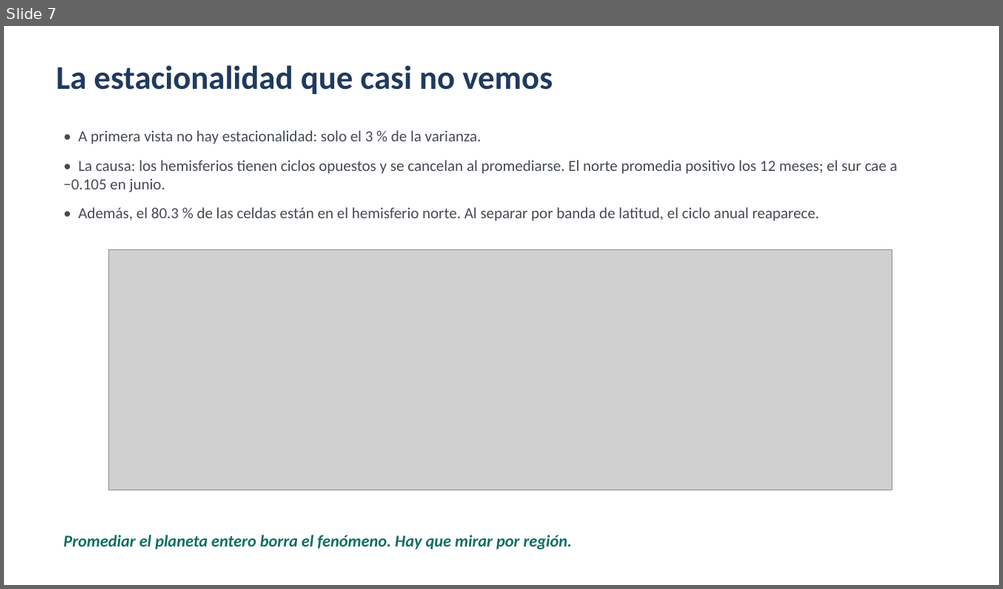
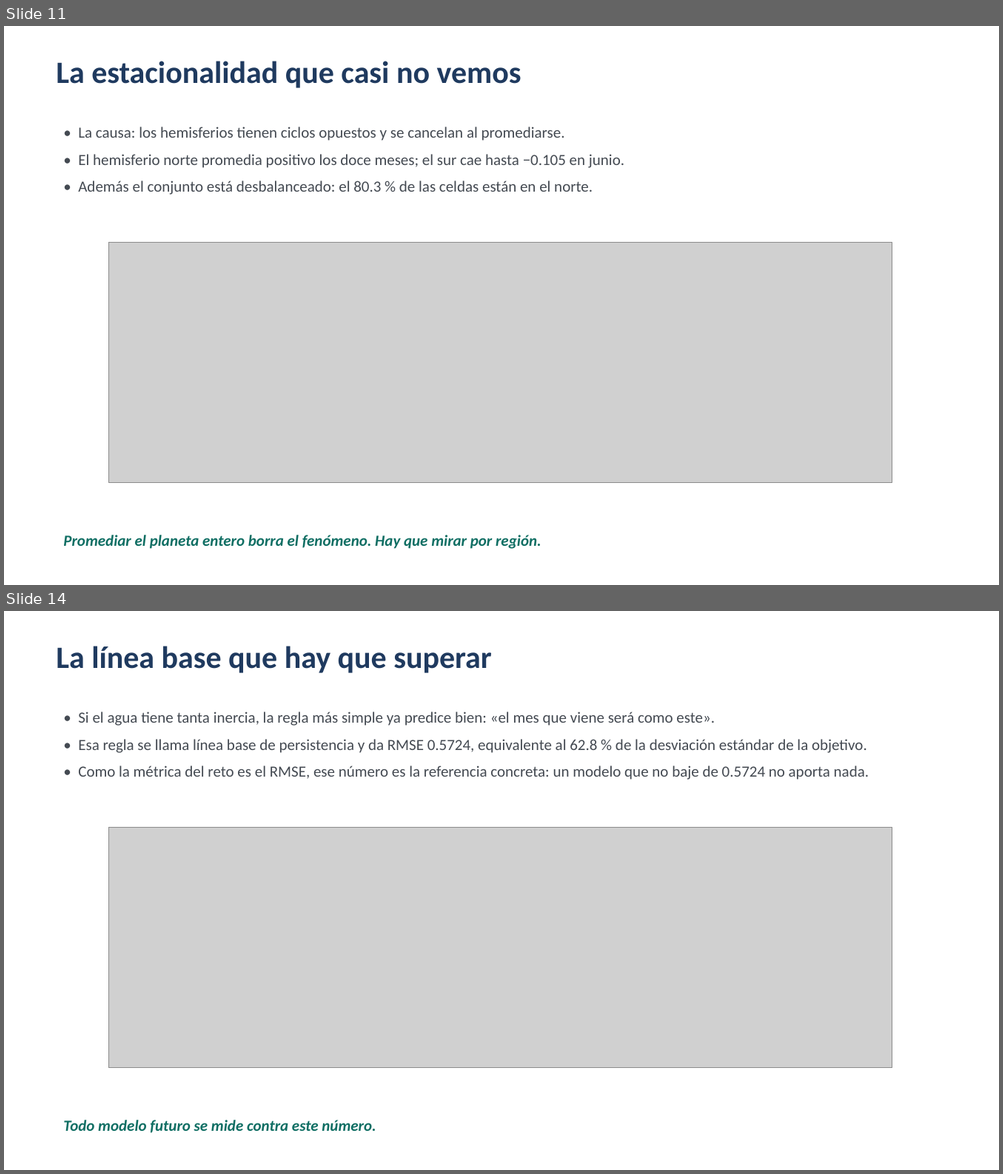
Before and after one commit to Javiervalladares1/Proyecto2Datos, a slide deck: docs/Proyecto2_Presentacion.pptx. Shown one above the other, each under a label of ours: slide 7 before the commit, slides 11 and 14 after it; the slides between them are not shown. The pictures are 1003x589 and 1003x1174 pixels, drawn with LibreOffice and Linux fonts; fonts in the diff are those of the drawing; grey boxes stand for pictures. Boxes give left, top, right and bottom in pixels: in the first picture for what was removed or moved away, otherwise in the second. Text is boxed around its words. In the diff, an @@ line names an element or a change of style, - is before the commit and + after.

```diff
--- a/docs/Proyecto2_Presentacion.pptx
+++ b/docs/Proyecto2_Presentacion.pptx
@@ slide 14 added at <box>4,611,999,1170</box>, background #FFFFFF @@
@@ text added at <box>56,646,491,673</box>, 30 pt, text #1F3A5F, bold @@
+La línea base que hay que superar
@@ text added at <box>78,712,868,780</box>, 15 pt, text #444A52 @@
+• Si el agua tiene tanta inercia, la regla más simple ya predice bien: «el mes que viene será como este».
+• Esa regla se llama línea base de persistencia y da RMSE 0.5724, equivalente al 62.8 % de la desviación estándar de la objetivo.
+• Como la métrica del reto es el RMSE, ese número es la referencia concreta: un modelo que no baje de 0.5724 no aporta nada.
@@ picture added at <box>108,827,892,1068</box> @@
@@ text added at <box>63,1120,375,1133</box>, 15 pt, text #0F6E63, bold, italic @@
+Todo modelo futuro se mide contra este número.
@@ what was slide 7 is now slide 11 @@
@@ slide 11 changed as well @@
@@ text "La estacionalidad que casi no ..." at <box>56,61,521,88</box>: size 32 to 30 pt @@
@@ text at <box>78,127,624,195</box>: text changed @@
-• A primera vista no hay estacionalidad: solo el 3 % de la varianza.
-• La causa: los hemisferios tienen ciclos opuestos y se cancelan al promediarse. El norte promedia positivo los 12 meses; el sur cae a −0.105 en junio.
-• Además, el 80.3 % de las celdas están en el hemisferio norte. Al separar por banda de latitud, el ciclo anual reaparece.
+• La causa: los hemisferios tienen ciclos opuestos y se cancelan al promediarse.
+• El hemisferio norte promedia positivo los doce meses; el sur cae hasta −0.105 en junio.
+• Además el conjunto está desbalanceado: el 80.3 % de las celdas están en el norte.
@@ picture: place and size @@
-picture at <box>108,249,892,490</box>
+picture at <box>108,242,892,483</box>
@@ text "Promediar el planeta entero borra ..." at <box>63,535,541,549</box>: size 16 to 15 pt @@
```
Also in this commit, not shown: 8 other slides changed, 5 other slides added.
